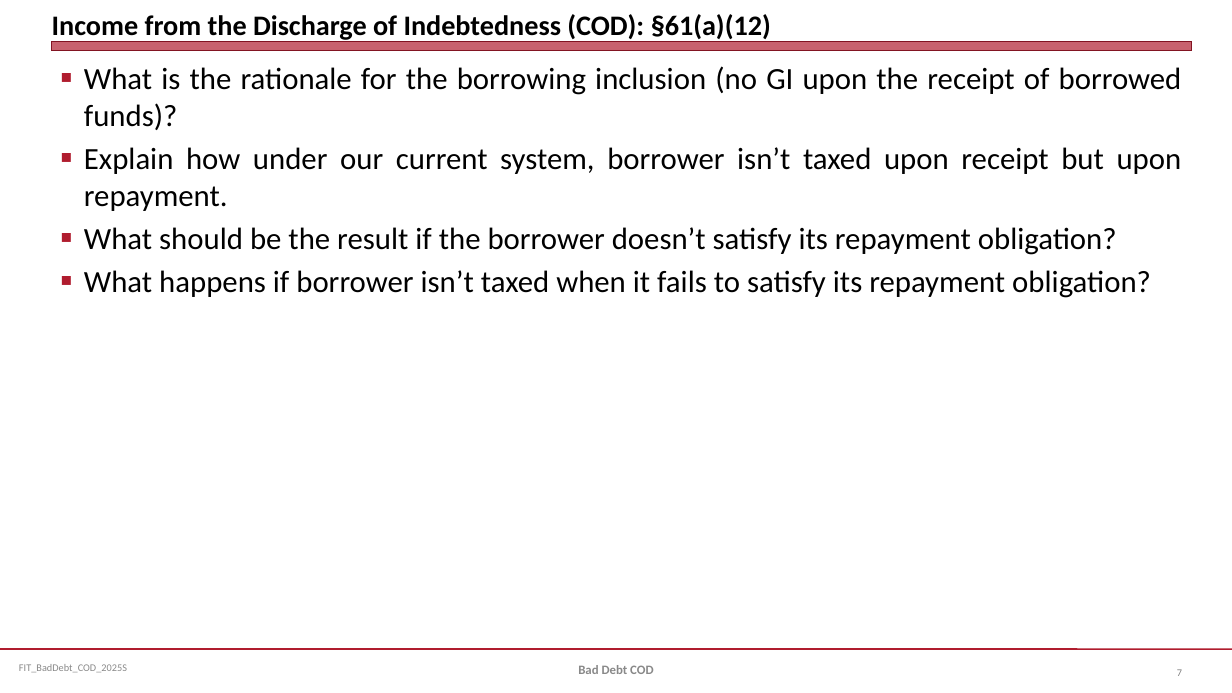
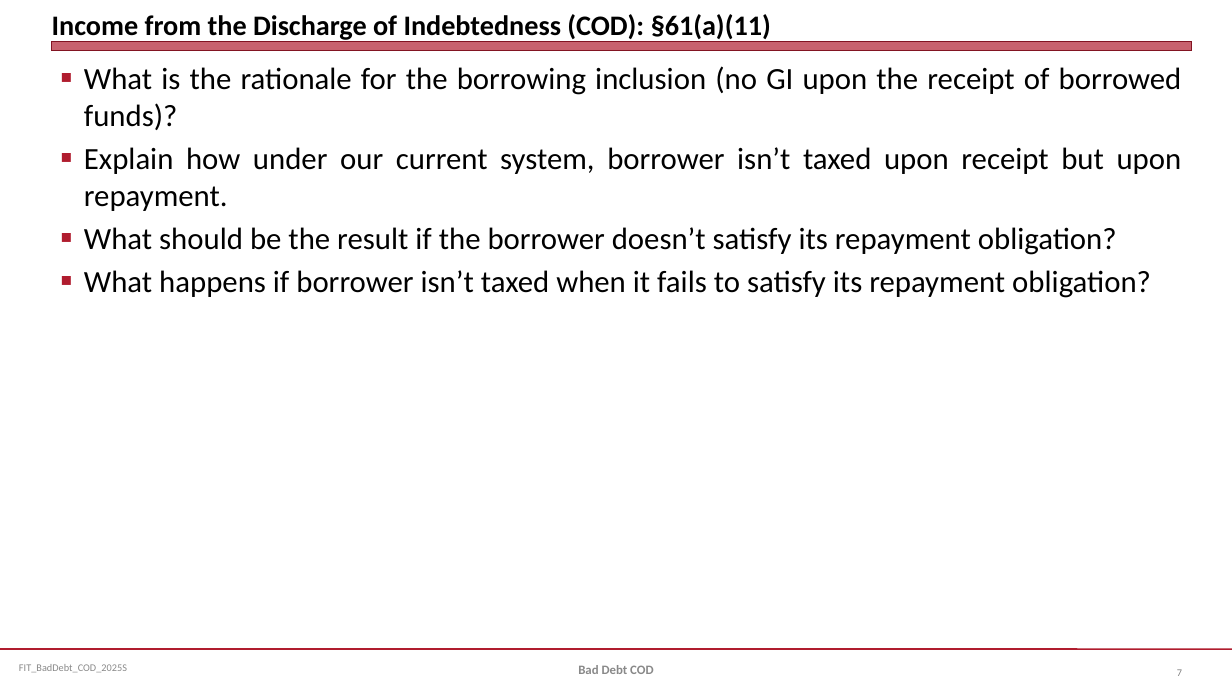
Before and after one commit to jmc877/Fed-Income-Tax, a slide deck: slide 7 of slides/FIT_BadDebt_COD_2025S.pptx. Drawn at 1232x693 pixels with LibreOffice and Linux fonts; fonts in the diff are those of the drawing. Boxes give left, top, right and bottom in pixels: in the first picture for what was removed or moved away, otherwise in the second. Text is boxed around its words. In the diff, an @@ line names an element or a change of style, - is before the commit and + after.

```diff
--- a/slides/FIT_BadDebt_COD_2025S.pptx
+++ b/slides/FIT_BadDebt_COD_2025S.pptx
@@ title at (52, 14, 771, 42): text changed @@
-Income from the Discharge of Indebtedness (COD): §61(a)(12)
+Income from the Discharge of Indebtedness (COD): §61(a)(11)
```
Also in this commit, not shown: 1 other slide changed.
